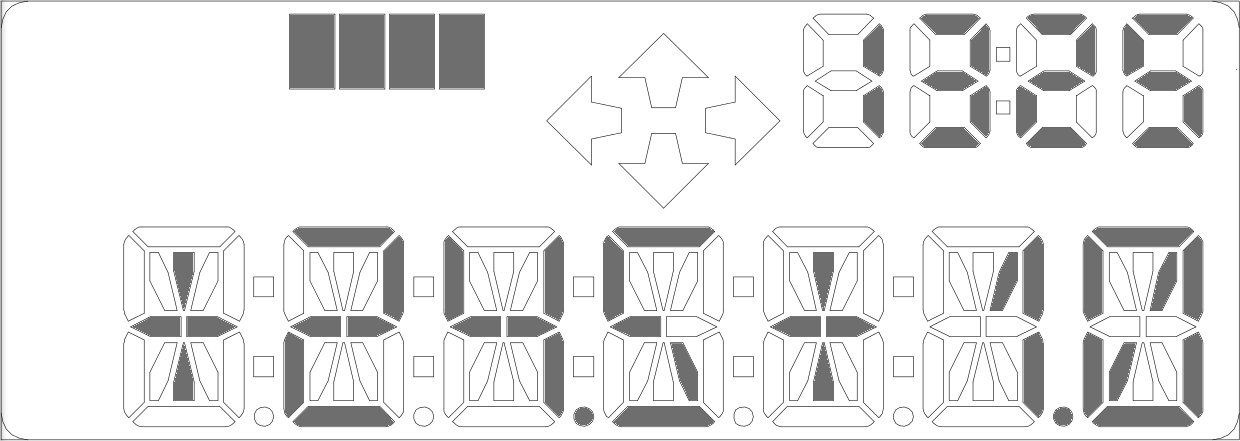
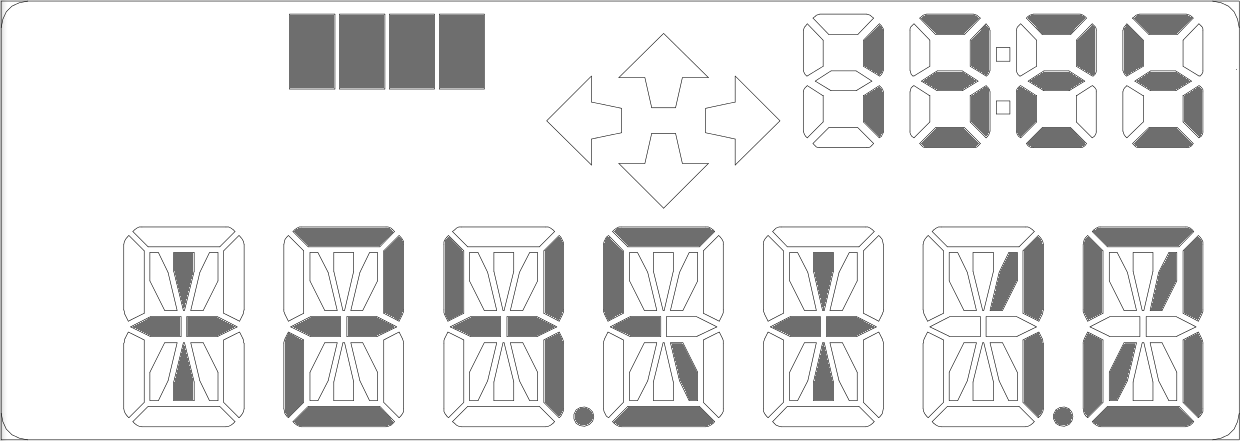
The second 1240 x 441 image is a revision of the first. Changes to its layers:
painted on "Pasted Layer" over [253, 276, 914, 427]
